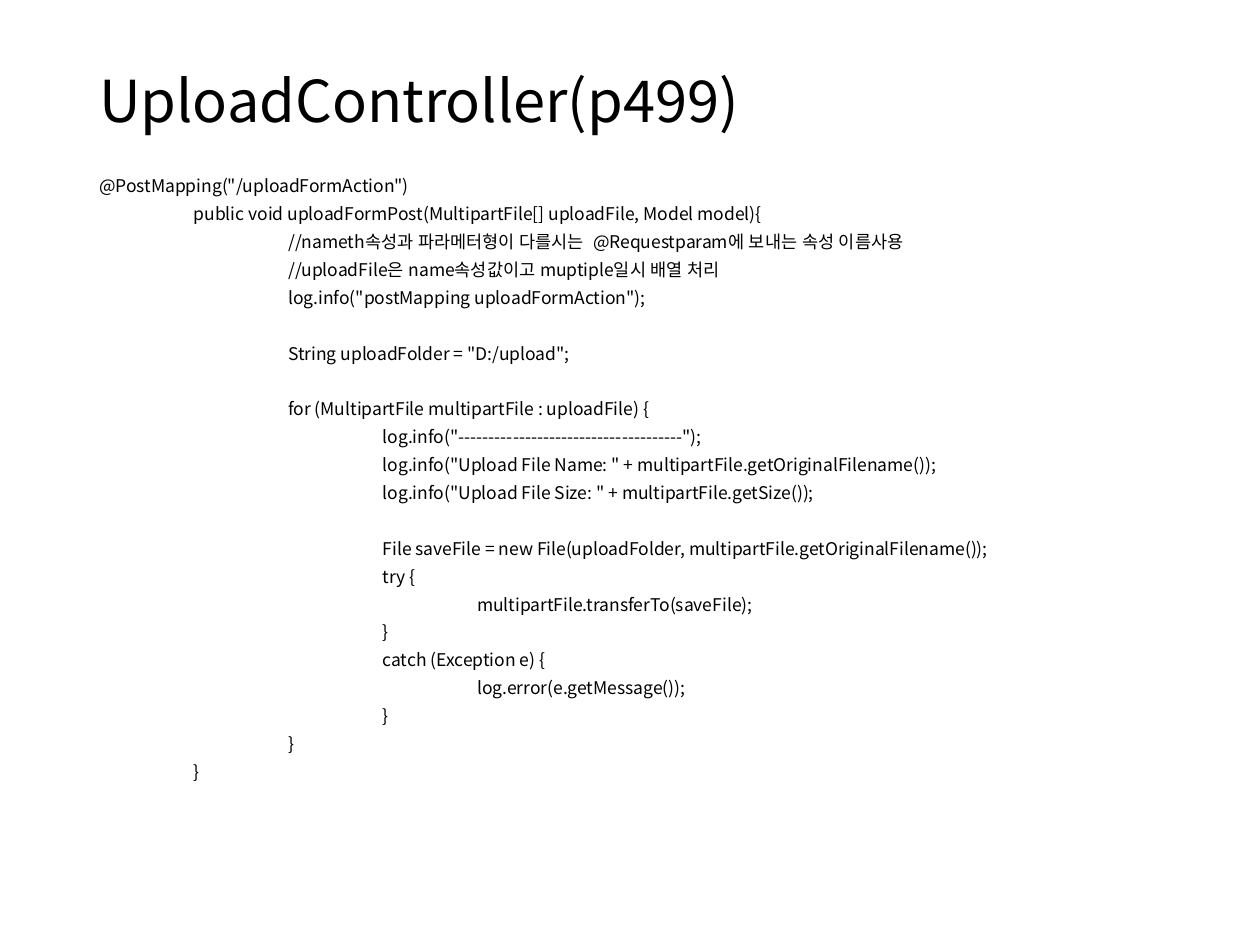
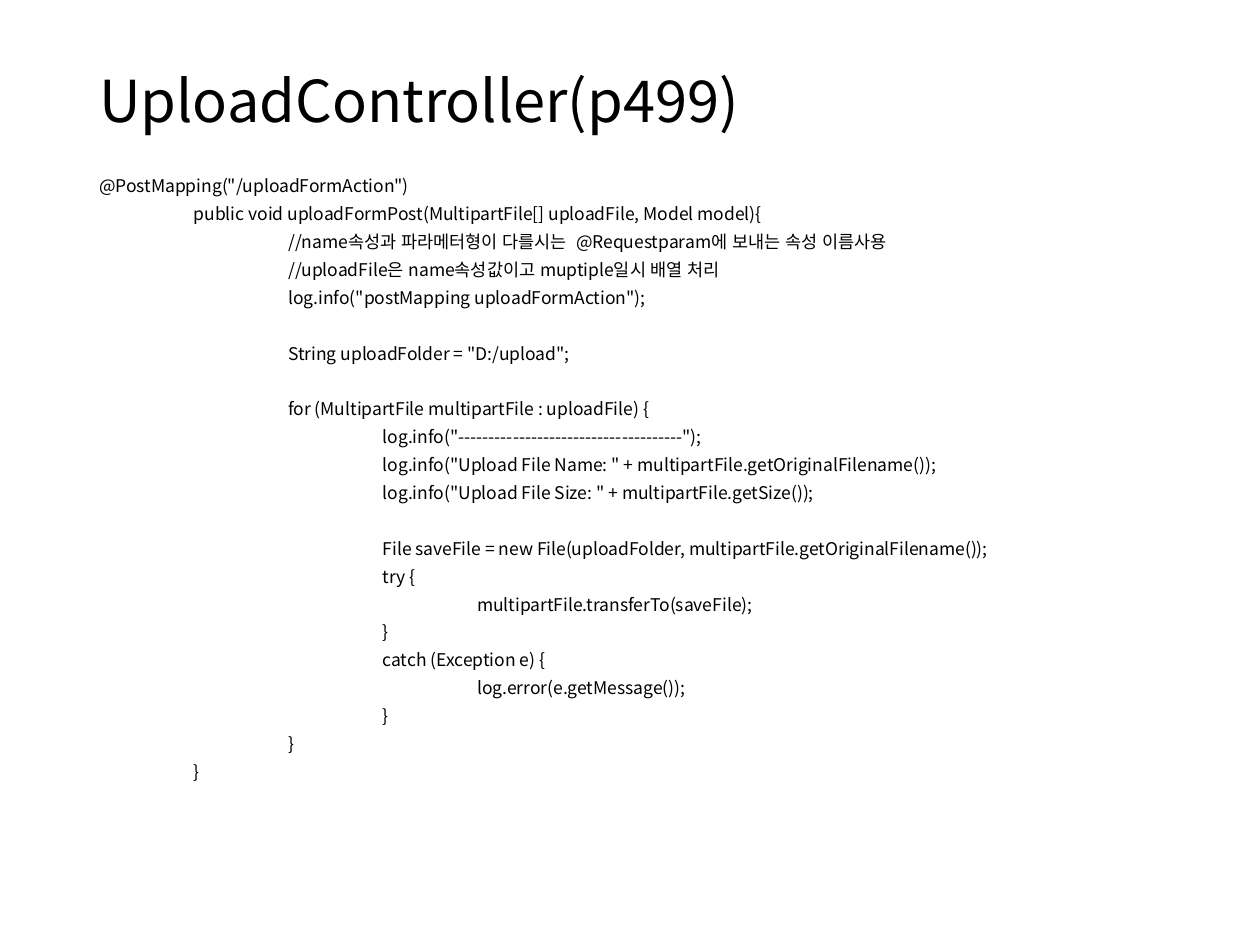
Before and after one commit to itrecipe/Web_Study_ez, a slide deck: slide 11 of spring - 학습자료/코드로 배우는 스프링 웹 프로젝트 (개정판) 학습자료/PART6.pptx. Drawn at 1260x945 pixels with LibreOffice and Linux fonts; fonts in the diff are those of the drawing. Boxes give left, top, right and bottom in pixels: in the first picture for what was removed or moved away, otherwise in the second. Text is boxed around its words. In the diff, an @@ line names an element or a change of style, - is before the commit and + after.

```diff
--- a/spring - 학습자료/코드로 배우는 스프링 웹 프로젝트 (개정판) 학습자료/PART6.pptx
+++ b/spring - 학습자료/코드로 배우는 스프링 웹 프로젝트 (개정판) 학습자료/PART6.pptx
@@ text at [288,233,886,252]: text changed @@
-//nameth속성과 파라메터형이 다를시는 @Requestparam에 보내는 속성 이름사용
+//name속성과 파라메터형이 다를시는 @Requestparam에 보내는 속성 이름사용
```
Also in this commit, not shown: 1 other slide changed.
